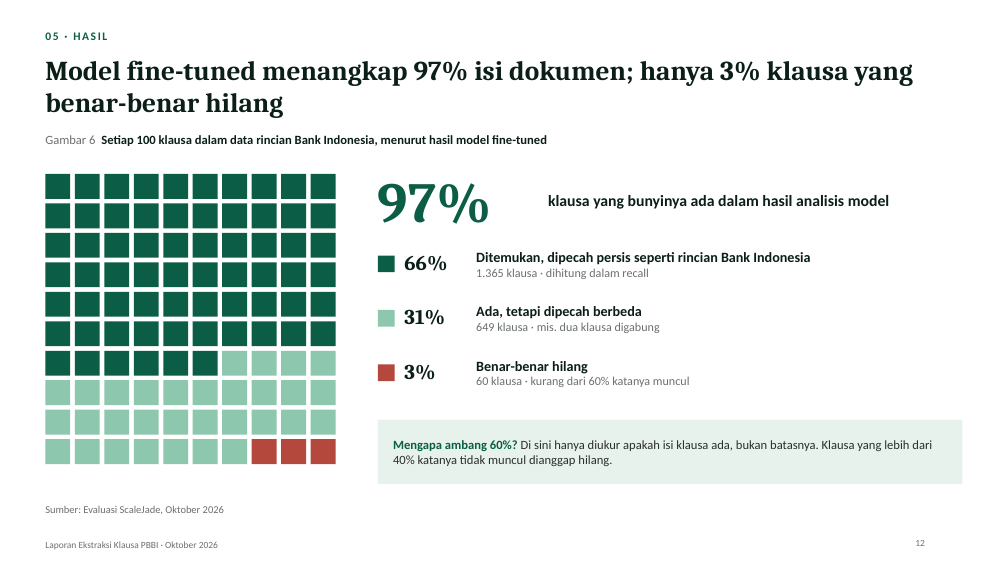
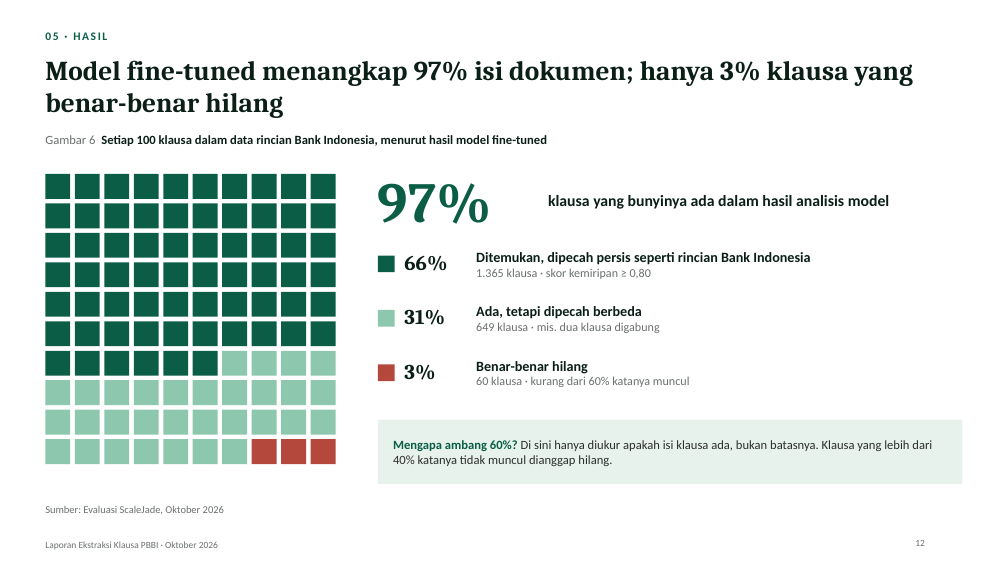
Before and after one commit to scalejade/mlops, a slide deck: slide 12 of docs/pbbi/reports/report-pbbi-extraction-id.pptx. Drawn at 1008x567 pixels with LibreOffice and Linux fonts; fonts in the diff are those of the drawing; background and template pictures are left out. Boxes give left, top, right and bottom in pixels: in the first picture for what was removed or moved away, otherwise in the second. Text is boxed around its words. In the diff, an @@ line names an element or a change of style, - is before the commit and + after.

```diff
--- a/docs/pbbi/reports/report-pbbi-extraction-id.pptx
+++ b/docs/pbbi/reports/report-pbbi-extraction-id.pptx
@@ text at box(476, 268, 651, 279): text changed @@
-1.365 klausa · dihitung dalam recall
+1.365 klausa · skor kemiripan ≥ 0,80
```
Also in this commit, not shown: 10 other slides changed, 2 other files.
